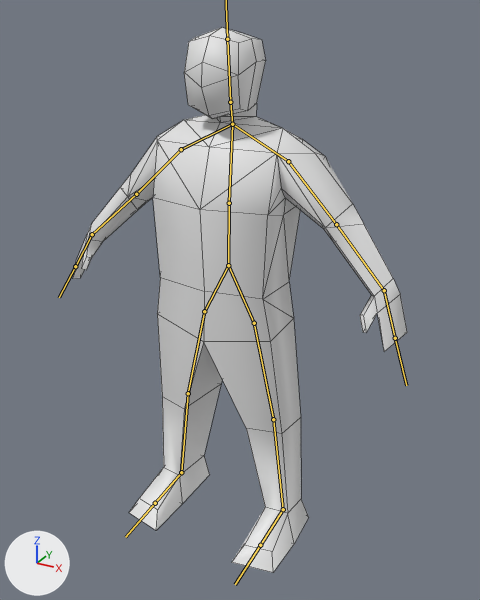
An edit to the FBX model Assets/Models/Entities/Body.fbx, drawn before and after from the same camera.
Before and after are seen from a camera (50 mm lens) standing at (7.41, -12.91, 12.67) and looking at (0.38, -0.14, 6.28). Lighting does not change. The marker at lower left points along +X, +Y and +Z. The bones that bend it are drawn over the model as lines. Mesh edges are drawn as thin lines.

The first picture shows 'Body'.
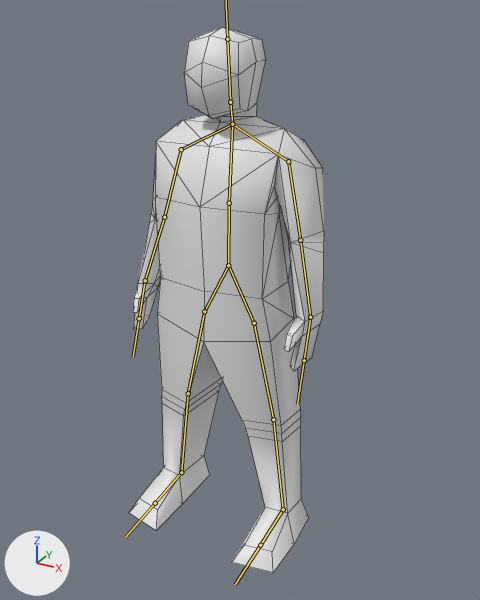
The newer file adds an action. The first version stands in its rest pose; the second is drawn at frame 1 of the action 'Armature|ArmatureAction'.

What the commit changed:
Bone 'UpperArm_R' (bone_upperarm_r) turns from (0, 0, 0) to (-32, 3, -1) degrees about its own x, y and z.
Bone 'Hand_R' (bone_hand_r) turns from (0, 0, 0) to (2, 23, -6) degrees about its own x, y and z.
Bone 'UpperArm_L' (bone_upperarm_l) turns from (0, 0, 0) to (-32, -3, 1) degrees about its own x, y and z.
Bone 'Hand_L' (bone_hand_l) turns from (0, 0, 0) to (2, -23, 6) degrees about its own x, y and z.

Changed parts and their boxes (x1, y1, x2, y2) in the pictures (480 x 600 px):
'Body', posed (41% narrower)
    before: (73, 27, 407, 573)
    after: (129, 27, 324, 573)
bone 'UpperArm_R', root to tip
    before: (181, 149) to (136, 194)
    after: (181, 149) to (164, 217)
bone 'Hand_R', root to tip
    before: (92, 234) to (75, 266)
    after: (145, 280) to (139, 318)
bone 'UpperArm_L', root to tip
    before: (288, 161) to (336, 224)
    after: (288, 161) to (300, 240)
bone 'Hand_L', root to tip
    before: (384, 290) to (395, 338)
    after: (310, 317) to (304, 360)
